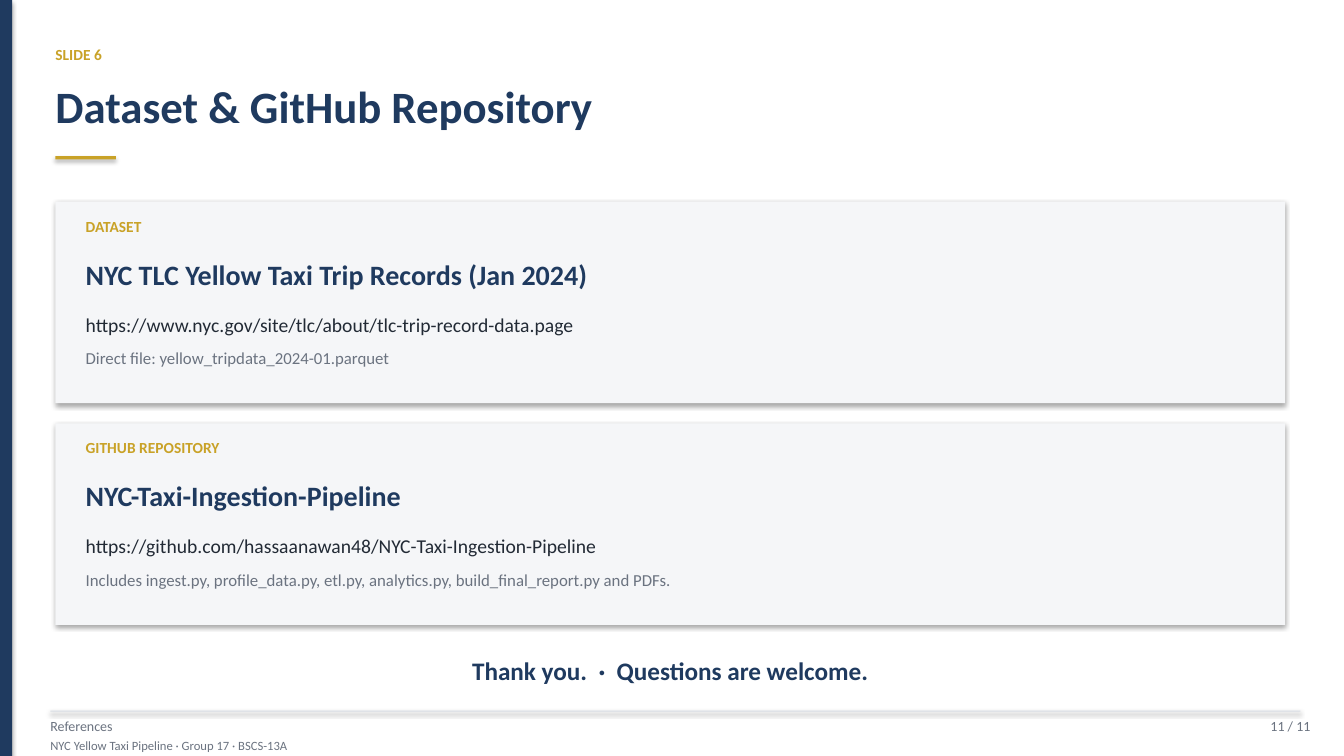
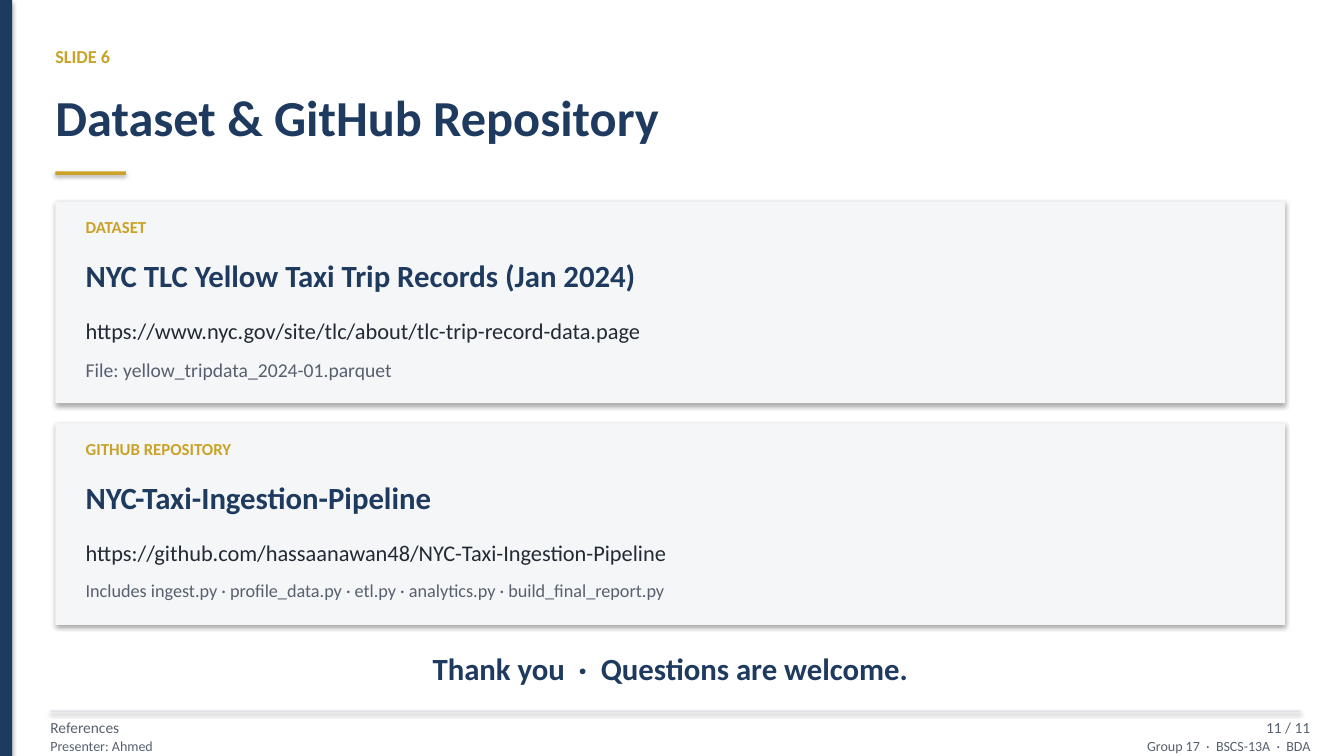
Before and after one commit to hassaanawan48/NYC-Taxi-Ingestion-Pipeline, a slide deck: slide 11 of NYC_Taxi_BDA_Presentation.pptx. Drawn at 1344x756 pixels with LibreOffice and Linux fonts; fonts in the diff are those of the drawing. Boxes give left, top, right and bottom in pixels: in the first picture for what was removed or moved away, otherwise in the second. Text is boxed around its words. In the diff, an @@ line names an element or a change of style, - is before the commit and + after.

```diff
--- a/NYC_Taxi_BDA_Presentation.pptx
+++ b/NYC_Taxi_BDA_Presentation.pptx
@@ text "SLIDE 6" at [55, 50, 110, 63]: size 11 to 13 pt @@
@@ text "Dataset & GitHub Repository": place and size @@
-text "Dataset & GitHub Repository" at [55, 91, 592, 130]
+text "Dataset & GitHub Repository" at [55, 100, 658, 144]
@@ text "Dataset & GitHub Repository" at [55, 100, 658, 144]: size 32 to 36 pt @@
@@ rectangle: place and size @@
-rectangle at [55, 156, 116, 159]
+rectangle at [55, 171, 126, 174]
@@ text "DATASET" at [86, 222, 147, 233]: size 11 to 12 pt @@
@@ text "NYC TLC Yellow Taxi Trip ..." at [86, 264, 635, 292]: size 20 to 22 pt @@
@@ text "https://www.nyc.gov/site/tlc/about/tlc-trip-record-data.page" at [86, 323, 640, 343]: size 14 to 16 pt @@
@@ text at [86, 363, 392, 380]: text changed; size 12 to 14 pt; text colour #6B7380 to #57606E @@
-Direct file: yellow_tripdata_2024-01.parquet
+File: yellow_tripdata_2024-01.parquet
@@ text "GITHUB REPOSITORY" at [86, 444, 231, 455]: size 11 to 12 pt @@
@@ text "NYC-Taxi-Ingestion-Pipeline" at [86, 487, 431, 515]: size 20 to 22 pt @@
@@ text "https://github.com/hassaanawan48/NYC-Taxi-Ingestion-Pipeline" at [86, 545, 666, 565]: size 14 to 16 pt @@
@@ text at [86, 584, 664, 600]: text changed; size 12 to 13 pt; text colour #6B7380 to #57606E @@
-Includes ingest.py, profile_data.py, etl.py, analytics.py, build_final_report.py and PDFs.
+Includes ingest.py · profile_data.py · etl.py · analytics.py · build_final_report.py
@@ text at [433, 658, 908, 685]: text changed; size 18 to 22 pt @@
-Thank you. · Questions are welcome.
+Thank you · Questions are welcome.
@@ text "References" at [50, 722, 119, 733]: size 10 to 11 pt, text colour #6B7380 to #57606E @@
@@ text "11 / 11" at [1266, 723, 1311, 733]: size 10 to 11 pt, text colour #6B7380 to #57606E @@
@@ text at [50, 741, 153, 751]: text changed; size 9 to 10 pt; text colour #6B7380 to #57606E @@
-NYC Yellow Taxi Pipeline · Group 17 · BSCS-13A
+Presenter: Ahmed
@@ text added at [1147, 742, 1310, 753], 10 pt, text #57606E @@
+Group 17 · BSCS-13A · BDA
```
Also in this commit, not shown: 10 other slides changed, 3 other files.
